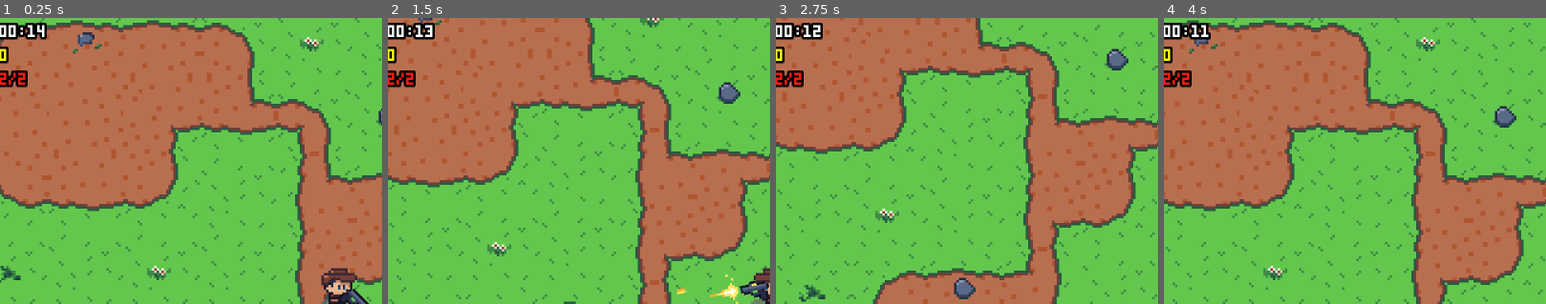
Above: before the commit, frames 1-4 (left to right).
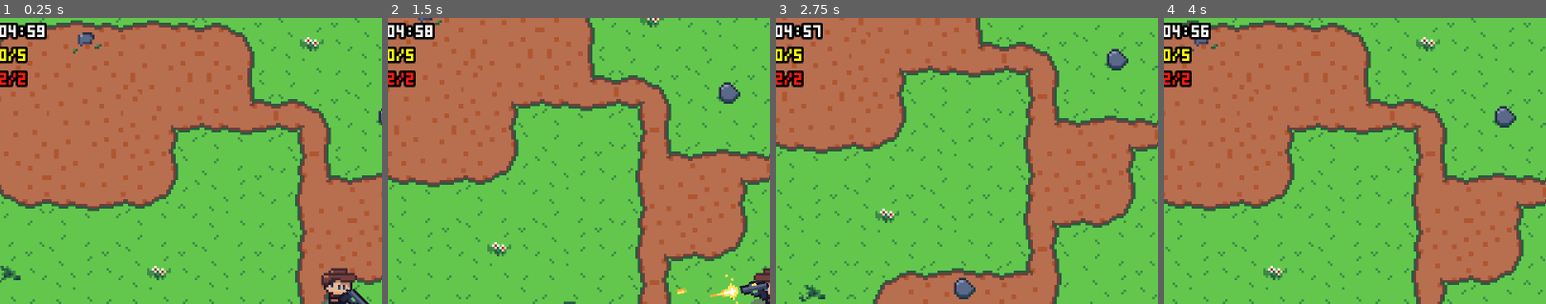
Above: after the commit, the same moments.

Repository: nicolasbize/Godot-401-Swarmed
Game: Godot game, scene res://scenes/game/game.tscn
Same seed, same stepped clock (60 frames per second), same inputs: the game is played once before the commit and once after it.
Inputs (mouse positions are % of the whole screen's width and height, from its top left):
- Up to frame 1 (0.25 s): no input
- Up to frame 2 (1.5 s): tap Enter at 0.5 s; move the mouse to (72, 45) at 0.52 s; hold D (move_right) 0.53-1.28 s; move the mouse to (30, 55) at 1.27 s; hold S (move_down) from 1.28 s (still down)
- Up to frame 3 (2.75 s): move the mouse to (60, 28) at 2.02 s; release S (move_down) at 2.03 s; hold D (move_right) from 2.03 s (still down)
- Up to frame 4 (4 s): move the mouse to (45, 70) at 2.77 s; release D (move_right) at 2.78 s; hold W (move_up) 2.78-3.53 s; move the mouse to (80, 65) at 3.52 s; hold A (move_left) from 3.53 s (still down)
The pictures show only the part of the screen within x 4-54%, y 0-50%; the shares and areas given below are measured in that part.

The runs differ from the first frame. In frame 1, 0.4% of the frame differs, in the area x 2-11%, y 1-16%; in frame 2, 0.4%; in frame 3, 0.4%; in frame 4, 0.5%, in the area x 2-13%, y 1-16%.

Commit message:
completed GD407

Diff:
--- /dev/null
+++ b/resources/enemies/blob.tres
@@ -0,0 +1,16 @@
+[gd_resource type="Resource" script_class="EnemyData" format=3 uid="uid://syd2x63gm30v"]
+
+[ext_resource type="Script" uid="uid://dj7vhf7mdrlcf" path="res://resources/enemy_data.gd" id="1_m8whk"]
+[ext_resource type="Texture2D" uid="uid://dtqqa4ubttwpe" path="res://assets/textures/characters/blob.png" id="2_na82j"]
+
+[sub_resource type="Curve" id="Curve_gb53w"]
+_data = [Vector2(0, 1), 0.0, 0.0, 0, 0, Vector2(0.5, 0), 0.0, 0.0, 0, 0]
+point_count = 2
+
+[resource]
+script = ExtResource("1_m8whk")
+max_health = 3
+speed = 8.0
+texture = ExtResource("2_na82j")
+frequency = SubResource("Curve_gb53w")
+metadata/_custom_type_script = "uid://dj7vhf7mdrlcf"
--- /dev/null
+++ b/resources/enemies/gargoyle.tres
@@ -0,0 +1,15 @@
+[gd_resource type="Resource" script_class="EnemyData" format=3 uid="uid://drk1gqgeg7l0u"]
+
+[ext_resource type="Script" uid="uid://dj7vhf7mdrlcf" path="res://resources/enemy_data.gd" id="1_kela6"]
+[ext_resource type="Texture2D" uid="uid://w6y8ptgs16lv" path="res://assets/textures/characters/gargoyle.png" id="2_scfmk"]
+
+[sub_resource type="Curve" id="Curve_na82j"]
+_data = [Vector2(0, 0), 0.0, 0.0, 0, 0, Vector2(0.10784314, 0.751634), 0.0, 0.0, 0, 0, Vector2(0.5620915, 0.15686274), 0.0, 0.0, 0, 0, Vector2(1, 0), 0.0, 0.0, 0, 0]
+point_count = 4
+
+[resource]
+script = ExtResource("1_kela6")
+speed = 30.0
+texture = ExtResource("2_scfmk")
+frequency = SubResource("Curve_na82j")
+metadata/_custom_type_script = "uid://dj7vhf7mdrlcf"
--- /dev/null
+++ b/resources/enemies/skeleton.tres
@@ -0,0 +1,17 @@
+[gd_resource type="Resource" script_class="EnemyData" format=3 uid="uid://cqx1baomteg4p"]
+
+[ext_resource type="Script" uid="uid://dj7vhf7mdrlcf" path="res://resources/enemy_data.gd" id="1_astl7"]
+[ext_resource type="Texture2D" uid="uid://v8ip0khgxn05" path="res://assets/textures/characters/skeleton.png" id="2_yxr72"]
+
+[sub_resource type="Curve" id="Curve_buh8n"]
+_data = [Vector2(0, 0), 0.0, 0.0, 0, 0, Vector2(0.5555556, 0), 0.0, 0.0, 0, 0, Vector2(1, 1), 0.0, 0.0, 0, 0]
+point_count = 3
+
+[resource]
+script = ExtResource("1_astl7")
+max_health = 25
+speed = 12.0
+reward = 3
+texture = ExtResource("2_yxr72")
+frequency = SubResource("Curve_buh8n")
+metadata/_custom_type_script = "uid://dj7vhf7mdrlcf"
--- /dev/null
+++ b/resources/enemies/vampire.tres
@@ -0,0 +1,17 @@
+[gd_resource type="Resource" script_class="EnemyData" format=3 uid="uid://ydrhchjw7xse"]
+
+[ext_resource type="Script" uid="uid://dj7vhf7mdrlcf" path="res://resources/enemy_data.gd" id="1_gsdot"]
+[ext_resource type="Texture2D" uid="uid://cdybsyx1asyyq" path="res://assets/textures/characters/vampire.png" id="2_buh8n"]
+
+[sub_resource type="Curve" id="Curve_v7am5"]
+_data = [Vector2(0, 0), 0.0, 0.0, 0, 0, Vector2(0.28758168, 0), 0.0, 0.0, 0, 0, Vector2(1, 0.86928105), 0.0, 0.0, 0, 0]
+point_count = 3
+
+[resource]
+script = ExtResource("1_gsdot")
+max_health = 14
+speed = 15.0
+reward = 2
+texture = ExtResource("2_buh8n")
+frequency = SubResource("Curve_v7am5")
+metadata/_custom_type_script = "uid://dj7vhf7mdrlcf"
--- /dev/null
+++ b/resources/enemies/zombie.tres
@@ -0,0 +1,17 @@
+[gd_resource type="Resource" script_class="EnemyData" format=3 uid="uid://b0rbi4uw5fylw"]
+
+[ext_resource type="Script" uid="uid://dj7vhf7mdrlcf" path="res://resources/enemy_data.gd" id="1_mdsr3"]
+[ext_resource type="Texture2D" uid="uid://cnr7sks2dv4a3" path="res://assets/textures/characters/zombie.png" id="2_v7am5"]
+
+[sub_resource type="Curve" id="Curve_scfmk"]
+_data = [Vector2(0, 0), 0.0, 0.0, 0, 0, Vector2(0.40522876, 0.78431374), 0.0, 0.0, 0, 0, Vector2(1, 0.22875816), 0.0, 0.0, 0, 0]
+point_count = 3
+
+[resource]
+script = ExtResource("1_mdsr3")
+max_health = 9
+speed = 11.0
+reward = 1
+texture = ExtResource("2_v7am5")
+frequency = SubResource("Curve_scfmk")
+metadata/_custom_type_script = "uid://dj7vhf7mdrlcf"
--- /dev/null
+++ b/resources/enemy_data.gd
@@ -0,0 +1,8 @@
+class_name EnemyData
+extends Resource
+
+@export var max_health := 4
+@export var speed := 10.0
+@export var reward := Coin.CoinType.Bronze
+@export var texture : Texture2D
+@export var frequency : Curve
--- /dev/null
+++ b/resources/upgrade_data.gd
@@ -0,0 +1,9 @@
+class_name UpgradeData
+extends Resource
+
+@export var property : String = ""
+@export var icon : Texture2D = null
+@export var title : String = ""
+@export var description : String = ""
+@export var stat_name : String = ""
+@export var default_increase := 0.0
--- /dev/null
+++ b/resources/upgrades/fire_rate_upgrade.tres
@@ -0,0 +1,14 @@
+[gd_resource type="Resource" script_class="UpgradeData" format=3 uid="uid://d21tb4y03b6tq"]
+
+[ext_resource type="Script" uid="uid://b0ako7rmbf7wy" path="res://resources/upgrade_data.gd" id="1_aalc0"]
+[ext_resource type="Texture2D" uid="uid://du1xu60h4ltg5" path="res://assets/textures/upgrades/upgrade-firerate.png" id="1_apd2n"]
+
+[resource]
+script = ExtResource("1_aalc0")
+property = "fire_rate"
+icon = ExtResource("1_apd2n")
+title = "FIRERATE"
+description = "INCREASE HOW FAST YOU CAN SHOOT"
+stat_name = "SHOTS PER SEC"
+default_increase = 0.2
+metadata/_custom_type_script = "uid://b0ako7rmbf7wy"
--- /dev/null
+++ b/resources/upgrades/magnet_upgrade.tres
@@ -0,0 +1,14 @@
+[gd_resource type="Resource" script_class="UpgradeData" format=3 uid="uid://cgtgyb2gj7mdh"]
+
+[ext_resource type="Script" uid="uid://b0ako7rmbf7wy" path="res://resources/upgrade_data.gd" id="1_n56wb"]
+[ext_resource type="Texture2D" uid="uid://bis7yyhpubhmp" path="res://assets/textures/upgrades/upgrade-gold.png" id="1_w0vak"]
+
+[resource]
+script = ExtResource("1_n56wb")
+property = "magnet_strength"
+icon = ExtResource("1_w0vak")
+title = "MAGNET UPGRADE"
+description = "SHOW ME THE MONEY!"
+stat_name = "MAGNET STRENGTH"
+default_increase = 5.0
+metadata/_custom_type_script = "uid://b0ako7rmbf7wy"
--- /dev/null
+++ b/resources/upgrades/max_damage_upgrade.tres
@@ -0,0 +1,14 @@
+[gd_resource type="Resource" script_class="UpgradeData" format=3 uid="uid://fwle40c0d6gd"]
+
+[ext_resource type="Texture2D" uid="uid://cyh5nlkpuevne" path="res://assets/textures/upgrades/upgrade-damage.png" id="1_7k1bx"]
+[ext_resource type="Script" uid="uid://b0ako7rmbf7wy" path="res://resources/upgrade_data.gd" id="2_bhtnh"]
+
+[resource]
+script = ExtResource("2_bhtnh")
+property = "damage_max"
+icon = ExtResource("1_7k1bx")
+title = "DAMAGE UPGRADE"
+description = "INCREASE HOW MUCH IT HURTS"
+stat_name = "MAX DAMAGE"
+default_increase = 1.0
+metadata/_custom_type_script = "uid://b0ako7rmbf7wy"
--- /dev/null
+++ b/resources/upgrades/max_health_upgrade.tres
@@ -0,0 +1,14 @@
+[gd_resource type="Resource" script_class="UpgradeData" format=3 uid="uid://djd5pgwpund8h"]
+
+[ext_resource type="Texture2D" uid="uid://2ub7d6msjlfl" path="res://assets/textures/upgrades/upgrade-heart.png" id="1_63vdw"]
+[ext_resource type="Script" uid="uid://b0ako7rmbf7wy" path="res://resources/upgrade_data.gd" id="1_e5wbj"]
+
+[resource]
+script = ExtResource("1_e5wbj")
+property = "max_health"
+icon = ExtResource("1_63vdw")
+title = "LIFE UPGRADE"
+description = "INCREASE MAX HP AND REFILL YOUR HEALTH"
+stat_name = "MAX HEALTH"
+default_increase = 1.0
+metadata/_custom_type_script = "uid://b0ako7rmbf7wy"
--- /dev/null
+++ b/resources/upgrades/min_damage_upgrade.tres
@@ -0,0 +1,14 @@
+[gd_resource type="Resource" script_class="UpgradeData" format=3 uid="uid://btqjva1bd7ajw"]
+
+[ext_resource type="Script" uid="uid://b0ako7rmbf7wy" path="res://resources/upgrade_data.gd" id="1_hutf3"]
+[ext_resource type="Texture2D" uid="uid://cyh5nlkpuevne" path="res://assets/textures/upgrades/upgrade-damage.png" id="1_j1apn"]
+
+[resource]
+script = ExtResource("1_hutf3")
+property = "damage_min"
+icon = ExtResource("1_j1apn")
+title = "DAMAGE UPGRADE"
+description = "INCREASE HOW MUCH IT HURTS"
+stat_name = "MIN DAMAGE"
+default_increase = 1.0
+metadata/_custom_type_script = "uid://b0ako7rmbf7wy"
--- /dev/null
+++ b/resources/upgrades/speed_upgrade.tres
@@ -0,0 +1,14 @@
+[gd_resource type="Resource" script_class="UpgradeData" format=3 uid="uid://bseo1o4dve4l3"]
+
+[ext_resource type="Script" uid="uid://b0ako7rmbf7wy" path="res://resources/upgrade_data.gd" id="1_406e2"]
+[ext_resource type="Texture2D" uid="uid://bdi67axgi0s47" path="res://assets/textures/upgrades/upgrade-speed.png" id="1_qpksk"]
+
+[resource]
+script = ExtResource("1_406e2")
+property = "speed"
+icon = ExtResource("1_qpksk")
+title = "SPEED UPGRADE"
+description = "INCREASE HOW FAST YOU MOVE!"
+stat_name = "SPEED"
+default_increase = 4.0
+metadata/_custom_type_script = "uid://b0ako7rmbf7wy"
--- a/scenes/enemy/enemy.gd
+++ b/scenes/enemy/enemy.gd
@@ -31,6 +31,13 @@
 		velocity = Vector2.ZERO
 	move_and_slide()
 
+func setup(data: EnemyData) -> void:
+	reward = data.reward
+	speed = data.speed
+	max_health = data.max_health
+	current_health = max_health
+	enemy_sprite.texture = data.texture
+
 func _on_timer_timeout() -> void:
 	animation_player.play("walk")
 
--- a/scenes/player/player.gd
+++ b/scenes/player/player.gd
@@ -3,6 +3,7 @@
 
 signal shot(bullet_global_position: Vector2, bullet_global_rotation: float, bullet_damage: int)
 signal dead
+signal leveled_up
 
 @onready var animation_player: AnimationPlayer = $AnimationPlayer
 @onready var weapon_pivot: Node2D = $WeaponPivot
@@ -25,6 +26,9 @@
 enum State {Moving, Hurting, Dying}
 
 var current_state := State.Moving
+var current_level := 1
+var next_lvl_requirement := 5
+var level_cost_increase := 2
 
 func _ready() -> void:
 	shot_timer.start(1.0 / fire_rate)
@@ -57,6 +61,11 @@
 func add_coins(amount: int) -> void:
 	if current_state != State.Dying:
 		coins_collected += amount
+		if coins_collected >= next_lvl_requirement:
+			current_level += 1
+			level_cost_increase += current_level * 2
+			next_lvl_requirement += level_cost_increase
+			leveled_up.emit()
 
 func aim_at(target: Vector2) -> void:
 	var weapon_direction := weapon_pivot.global_position.direction_to(target)
--- a/scenes/ui/ui.gd
+++ b/scenes/ui/ui.gd
@@ -23,7 +23,7 @@
 	if not get_tree().paused:
 		secs_since_start += delta
 	if player != null:
-		coin_label.text = "%d" % player.coins_collected
+		coin_label.text = "%d/%d" % [player.coins_collected, player.next_lvl_requirement]
 		health_label.text = "%d/%d" % [player.current_health, player.max_health]
 		var secs_left : int = game_duration_min * 60 - secs_since_start
 		var mins : int = secs_left / 60
@@ -37,6 +37,10 @@
 	animation_player.play("show_ending")
 	final_score_label.text = "SCORE: %d" % player.coins_collected
 	get_tree().paused = true
+
+func get_game_progress() -> float:
+	var total_secs := game_duration_min * 60.0
+	return clamp(secs_since_start / total_secs, 0.0, 1.0)
 
 func on_player_death() -> void:
 	animation_player.play("show_game_over")
--- a/scenes/ui/ui.tscn
+++ b/scenes/ui/ui.tscn
@@ -289,6 +289,7 @@
 [node name="UI" type="CanvasLayer" unique_id=1915319093]
 process_mode = 3
 script = ExtResource("1_0dwhk")
+game_duration_min = 5.0
 
 [node name="ClockImage" type="TextureRect" parent="." unique_id=770635114]
 offset_left = 2.0
--- /dev/null
+++ b/scenes/ui/upgrade_panel.tscn
@@ -0,0 +1,90 @@
+[gd_scene format=3 uid="uid://dbel4oet8ob4h"]
+
+[ext_resource type="Texture2D" uid="uid://djho53ww2v6aw" path="res://assets/textures/ui/upgrade-panel.png" id="1_cdmev"]
+[ext_resource type="FontFile" uid="uid://di8cfisxjfcj7" path="res://assets/fonts/my 3x5 tiny mono pixel font.ttf" id="2_jgoho"]
+[ext_resource type="Texture2D" uid="uid://cyh5nlkpuevne" path="res://assets/textures/upgrades/upgrade-damage.png" id="3_jgoho"]
+[ext_resource type="PackedScene" uid="uid://u5oxjbpqo8mq" path="res://scenes/ui/game_button.tscn" id="4_naqhr"]
+
+[node name="UpgradePanel" type="TextureRect" unique_id=1628725635]
+offset_right = 40.0
+offset_bottom = 40.0
+texture = ExtResource("1_cdmev")
+
+[node name="UpgradeTitle" type="Label" parent="." unique_id=384647228]
+layout_mode = 0
+offset_left = 19.0
+offset_top = 5.0
+offset_right = 79.0
+offset_bottom = 11.0
+theme_override_colors/font_color = Color(0.21176471, 0.15294118, 0.19215687, 1)
+theme_override_fonts/font = ExtResource("2_jgoho")
+theme_override_font_sizes/font_size = 6
+text = "DAMAGE UPGRADE"
+horizontal_alignment = 1
+
+[node name="UpgradeDescription" type="Label" parent="." unique_id=1054515990]
+custom_minimum_size = Vector2(80, 32)
+layout_mode = 0
+offset_left = 10.0
+offset_top = 51.0
+offset_right = 90.0
+offset_bottom = 83.0
+theme_override_colors/font_color = Color(0.21176471, 0.15294118, 0.19215687, 1)
+theme_override_fonts/font = ExtResource("2_jgoho")
+theme_override_font_sizes/font_size = 6
+text = "INCREASE HOW MUCH IT HURTS"
+horizontal_alignment = 1
+vertical_alignment = 1
+autowrap_mode = 2
+
+[node name="UpgradeIcon" type="TextureRect" parent="." unique_id=287114540]
+layout_mode = 0
+offset_left = 41.0
+offset_top = 19.0
+offset_right = 59.0
+offset_bottom = 37.0
+texture = ExtResource("3_jgoho")
+
+[node name="UpgradeStatName" type="Label" parent="." unique_id=755079494]
+layout_mode = 0
+offset_left = 20.0
+offset_top = 93.0
+offset_right = 80.0
+offset_bottom = 99.0
+theme_override_colors/font_color = Color(0.21176471, 0.15294118, 0.19215687, 1)
+theme_override_fonts/font = ExtResource("2_jgoho")
+theme_override_font_sizes/font_size = 6
+text = "MIN DAMAGE"
+horizontal_alignment = 1
+
+[node name="UpgradeBeforeValue" type="Label" parent="." unique_id=810161962]
+layout_mode = 0
+offset_left = 14.0
+offset_top = 100.0
+offset_right = 44.0
+offset_bottom = 112.0
+theme_override_colors/font_color = Color(0.21176471, 0.15294118, 0.19215687, 1)
+theme_override_fonts/font = ExtResource("2_jgoho")
+theme_override_font_sizes/font_size = 12
+text = "3"
+horizontal_alignment = 1
+
+[node name="UpgradeAfterValue" type="Label" parent="." unique_id=78705177]
+layout_mode = 0
+offset_left = 58.0
+offset_top = 100.0
+offset_right = 88.0
+offset_bottom = 112.0
+theme_override_colors/font_color = Color(0.21176471, 0.15294118, 0.19215687, 1)
+theme_override_fonts/font = ExtResource("2_jgoho")
+theme_override_font_sizes/font_size = 12
+text = "3"
+horizontal_alignment = 1
+
+[node name="GameButton" parent="." unique_id=1922774249 instance=ExtResource("4_naqhr")]
+layout_mode = 0
+offset_left = 21.0
+offset_top = 116.0
+offset_right = 79.0
+offset_bottom = 136.0
+text = "UPGRADE!"
--- a/scenes/world/world.gd
+++ b/scenes/world/world.gd
@@ -9,7 +9,10 @@
 var enemy_blueprint := preload("res://scenes/enemy/enemy.tscn")
 var coin_blueprint := preload("res://scenes/coin/coin.tscn")
 
+@export var enemies : Array[EnemyData]
+
 @onready var player: Player = $Player
+@onready var ui: UI = $UI
 
 func _ready() -> void:
 	spawn_enemies()
@@ -22,6 +25,21 @@
 		enemy.player = player
 		enemy.global_position = player.get_random_spawn_position()
 		add_child(enemy)
+		var progress := ui.get_game_progress()
+		var enemy_data := pick_weighted_enemy(progress)
+		enemy.setup(enemy_data)
+
+func pick_weighted_enemy(progress: float) -> EnemyData:
+	var total_weights : Array[float] = []
+	var sum := 0.0
+	for enemy in enemies:
+		sum += enemy.frequency.sample(progress)
+		total_weights.append(sum)
+	var weight_value := randf_range(0, sum)
+	for i in enemies.size() - 1:
+		if weight_value < total_weights[i]:
+			return enemies[i]
+	return enemies[-1]
 
 func _on_player_shot(bullet_global_position: Vector2, bullet_global_rotation: float, bullet_damage: int) -> void:
 	var bullet : Bullet = bullet_blueprint.instantiate()
--- a/scenes/world/world.tscn
+++ b/scenes/world/world.tscn
@@ -2,8 +2,14 @@
 
 [ext_resource type="Script" uid="uid://dqhlkss18rwai" path="res://scenes/world/world.gd" id="1_1fp7r"]
 [ext_resource type="Texture2D" uid="uid://r8c1mr31dunb" path="res://assets/textures/backgrounds/map-background.png" id="1_dphjl"]
+[ext_resource type="Script" uid="uid://dj7vhf7mdrlcf" path="res://resources/enemy_data.gd" id="2_gb53w"]
 [ext_resource type="PackedScene" uid="uid://c6wadhpdu25p3" path="res://scenes/player/player.tscn" id="2_sl2e5"]
+[ext_resource type="Resource" uid="uid://syd2x63gm30v" path="res://resources/enemies/blob.tres" id="3_5qq27"]
 [ext_resource type="PackedScene" uid="uid://c3sye7ekjtgvm" path="res://scenes/ui/ui.tscn" id="4_6m72w"]
+[ext_resource type="Resource" uid="uid://b0rbi4uw5fylw" path="res://resources/enemies/zombie.tres" id="4_dlabj"]
+[ext_resource type="Resource" uid="uid://ydrhchjw7xse" path="res://resources/enemies/vampire.tres" id="5_srmg5"]
+[ext_resource type="Resource" uid="uid://drk1gqgeg7l0u" path="res://resources/enemies/gargoyle.tres" id="6_umvgx"]
+[ext_resource type="Resource" uid="uid://cqx1baomteg4p" path="res://resources/enemies/skeleton.tres" id="7_mxkvs"]
 
 [sub_resource type="RectangleShape2D" id="RectangleShape2D_cbyeo"]
 size = Vector2(361, 20)
@@ -14,6 +20,7 @@
 [node name="World" type="Node2D" unique_id=213811152]
 y_sort_enabled = true
 script = ExtResource("1_1fp7r")
+enemies = Array[ExtResource("2_gb53w")]([ExtResource("3_5qq27"), ExtResource("4_dlabj"), ExtResource("5_srmg5"), ExtResource("6_umvgx"), ExtResource("7_mxkvs")])
 
 [node name="Background" type="Sprite2D" parent="." unique_id=1764845822]
 texture = ExtResource("1_dphjl")
Not shown, added: resources/enemy_data.gd.uid
Not shown, added: resources/upgrade_data.gd.uid
